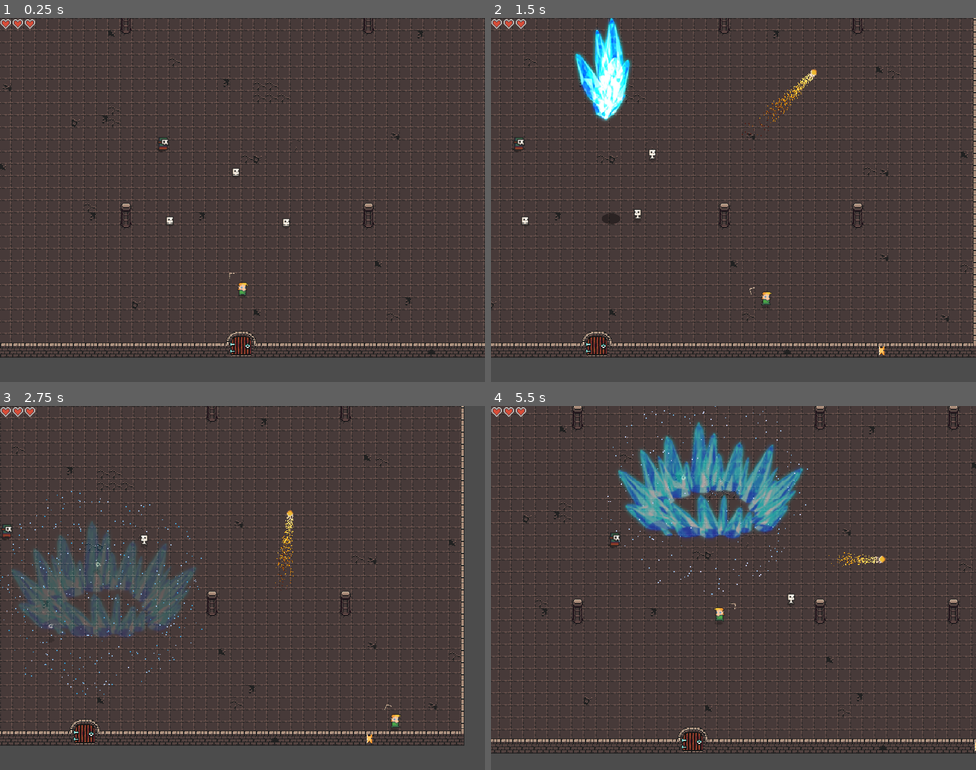
Above: before the commit, frames 1-4 (two rows, left to right).
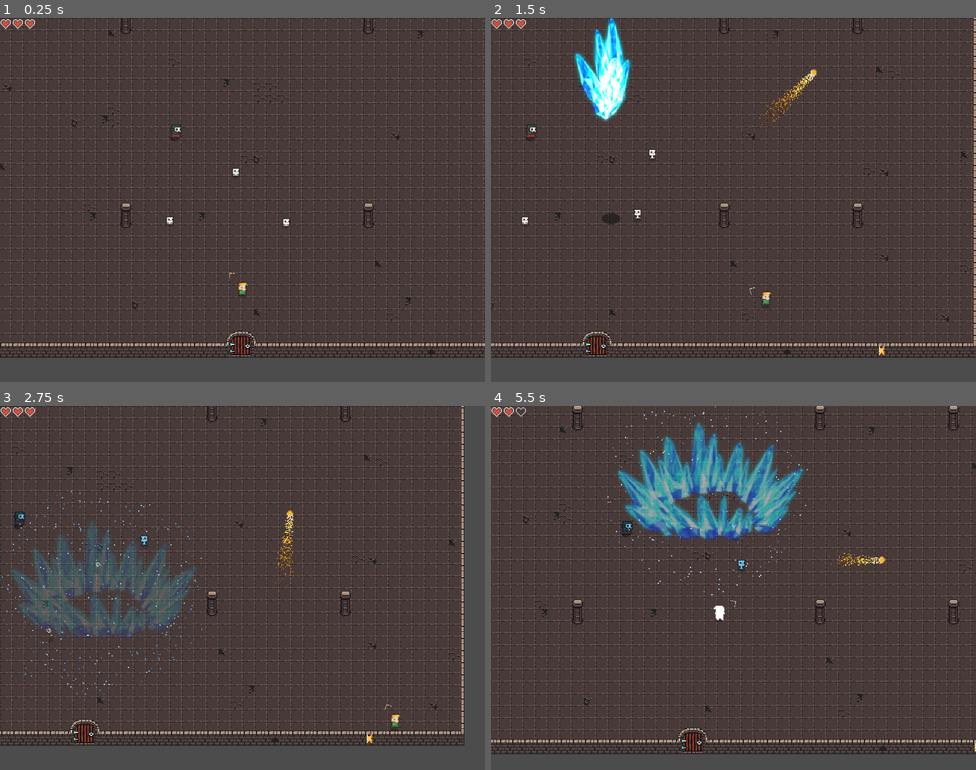
Above: after the commit, the same moments.

Repository: lungdart/cowardly_crawler
Game: Godot game, scene res://src/level/main level.tscn
Same seed, same stepped clock (60 frames per second), same inputs: the game is played once before the commit and once after it.
Inputs (mouse positions are in pixels of both pictures, inside the frame that each line leads up to):
- Up to frame 1 (0.25 s): no input
- Up to frame 2 (1.5 s): move the mouse to (840, 181) at 0.52 s; press the mouse at (840, 181) at 0.53 s; hold D (move_right) 0.53-1.28 s; move the mouse to (636, 218) at 1.27 s; release the mouse at (636, 218) at 1.28 s; hold S (move_down) from 1.28 s (still down); right-click (636, 218) at 1.35 s
- Up to frame 3 (2.75 s): move the mouse to (291, 507) at 2.02 s; release S (move_down) at 2.03 s; press the mouse at (291, 507) at 2.03 s; hold D (move_right) from 2.03 s (still down)
- Up to frame 4 (5.5 s): move the mouse to (709, 660) at 2.77 s; release D (move_right) at 2.78 s; release the mouse at (709, 660) at 2.78 s; hold W (move_up) 2.78-3.53 s; right-click (709, 660) at 2.85 s; move the mouse to (879, 642) at 3.52 s; press the mouse at (879, 642) at 3.53 s; hold A (move_left) 3.53-5.03 s; move the mouse to (588, 533) at 4.27 s; release the mouse at (588, 533) at 4.28 s; right-click (588, 533) at 4.35 s; move the mouse to (757, 588) at 5.02 s; press the mouse at (757, 588) at 5.03 s; hold S (move_down) from 5.03 s (still down)

The runs differ from the first frame. In frame 1, 0.1% of the frame differs, in the area x 32-38%, y 29-37%; in frame 2, 0.1%; in frame 3, 0.2%; in frame 4, 12%, in the area x 0-100%, y 0-96%.

Commit message:
Added frozen state to enemies, and the ice spell

Diff:
--- a/src/actors/enemies/EnemyBase.gd
+++ b/src/actors/enemies/EnemyBase.gd
@@ -21,17 +21,19 @@
 var current_state_time = 0.0
 var target_state_time = 0.0
 var current_life = 1 setget set_life
+var frozen = false
 
 onready var sprite = $Sprite
 onready var shadowSprite = $Shadow
 onready var deathSprite = $DeathSprite
 onready var animationPlayer = $AnimationPlayer
-onready var iframesPlayer = $IframesPlayer
+onready var shaderPlayer = $ShaderPlayer
 onready var hitBox = $HitBox
 onready var hurtBox = $HurtBox
 onready var sightBox = $SightBox
 onready var castParticles = $CastParticles
 onready var deathParticles = $DeathParticles
+onready var frozenTimer = $FrozenTimer
 onready var iframesTimer = $IframesTimer
 onready var freeTimer = $FreeTimer
 
@@ -39,6 +41,7 @@
 	# Initialize scene
 	self.hurtBox.connect("area_entered", self, "_on_hurtBox_area_entered")
 	self.animationPlayer.connect("animation_finished", self, "_on_animationPlayer_finished")
+	self.frozenTimer.connect("timeout", self, "_on_frozenTimer_timeout")
 	self.iframesTimer.connect("timeout", self, "_on_iframesTimer_timeout")
 	self.freeTimer.connect("timeout", self, "_on_freeTimer_timeout")
 	self.shadowSprite.set_visible(true)
@@ -123,9 +126,11 @@
 
 	# Slow down when movement finished, speed up to max speed when movement ongoing
 	if self.current_state_time >= self.target_state_time and self.velocity != Vector2.ZERO:
-		self.velocity = self.velocity.move_toward(Vector2.ZERO, FRICTION * delta)
+		var speed = FRICTION * (0.25 if self.frozen else 1.0)
+		self.velocity = self.velocity.move_toward(Vector2.ZERO, speed * delta)
 	else:
-		self.velocity = self.velocity.move_toward(self.direction * MAX_SPEED, ACCELERATION * delta)
+		var speed = MAX_SPEED * (0.25 if self.frozen else 1.0)
+		self.velocity = self.velocity.move_toward(self.direction * speed, ACCELERATION * delta)
 
 	# Update position
 	self.velocity = move_and_slide(self.velocity)
@@ -169,14 +174,19 @@
 func _on_hurtBox_area_entered(area):
 	if area.name == "HitBox":
 		self.current_life -= 1
-		self.iframesPlayer.play("Iframes Start")
+		self.shaderPlayer.play("Iframes Start")
 		self.iframesTimer.start()
 	elif area.name == "FreezeBox":
 		print("FROZEN")
+		self.frozen = true
+		self.sprite.get_material().set_shader_param("frozen", true)
+		self.frozenTimer.start()
+
+func _on_frozenTimer_timeout():
+	self.sprite.get_material().set_shader_param("frozen", false)
 
 func _on_iframesTimer_timeout():
-	print("Iframes stop")
-	self.iframesPlayer.play("Iframes Stop")
+	self.shaderPlayer.play("Iframes Stop")
 
 # Once the death animation finishes, we want to fizzle out the sprites
 func _on_animationPlayer_finished(anim_name):
--- a/src/actors/enemies/EnemyBase.tscn
+++ b/src/actors/enemies/EnemyBase.tscn
@@ -9,29 +9,38 @@
 [sub_resource type="Shader" id=5]
 code = "shader_type canvas_item;
 
-uniform bool active = true;
+uniform bool white_out = false;
+uniform bool frozen = false;
 
 void fragment() {
 	vec4 previous_color = texture(TEXTURE, UV);
-	vec4 white_color = vec4(1.0, 1.0, 1.0, previous_color.a);
-	vec4 new_color = previous_color;
-	if (active) {
-		new_color = white_color;
+	if (white_out) {
+		COLOR = vec4(1.0, 1.0, 1.0, previous_color.a);
 	}
-	COLOR = new_color;
+	else if (frozen) {
+		float red = previous_color.r * 0.5;
+		float green = previous_color.g * 0.8;
+		float blue = previous_color.b * 1.0;
+		float alpha = previous_color.a * 1.0;
+		COLOR = vec4(red, green, blue, alpha);
+	}
+	else {
+		COLOR = previous_color;
+	}
 }"
 
 [sub_resource type="ShaderMaterial" id=1]
 resource_local_to_scene = true
 shader = SubResource( 5 )
-shader_param/active = false
+shader_param/white_out = false
+shader_param/frozen = false
 
 [sub_resource type="Animation" id=2]
 resource_name = "Iframes Start"
 length = 0.2
 loop = true
 tracks/0/type = "value"
-tracks/0/path = NodePath("Sprite:material:shader_param/active")
+tracks/0/path = NodePath("Sprite:material:shader_param/white_out")
 tracks/0/interp = 1
 tracks/0/loop_wrap = true
 tracks/0/imported = false
@@ -40,19 +49,19 @@
 "times": PoolRealArray( 0, 0.1 ),
 "transitions": PoolRealArray( 1, 1 ),
 "update": 1,
-"values": [ false, true ]
+"values": [ true, false ]
 }
 
 [sub_resource type="Animation" id=3]
 resource_name = "Iframes Stop"
 tracks/0/type = "value"
-tracks/0/path = NodePath("Sprite:material:shader_param/active")
+tracks/0/path = NodePath("Sprite:material:shader_param/white_out")
 tracks/0/interp = 1
 tracks/0/loop_wrap = true
 tracks/0/imported = false
 tracks/0/enabled = true
 tracks/0/keys = {
-"times": PoolRealArray( 0.1 ),
+"times": PoolRealArray( 0 ),
 "transitions": PoolRealArray( 1 ),
 "update": 1,
 "values": [ false ]
@@ -97,7 +106,6 @@
 
 [node name="DeathSprite" type="Sprite" parent="."]
 position = Vector2( 0, -6 )
-rotation = 6.28319
 texture = ExtResource( 5 )
 
 [node name="Boundry" type="CollisionShape2D" parent="."]
@@ -121,15 +129,19 @@
 
 [node name="CollisionShape2D" type="CollisionShape2D" parent="SightBox"]
 
-[node name="FreeTimer" type="Timer" parent="."]
-wait_time = 1.5
+[node name="FrozenTimer" type="Timer" parent="."]
+wait_time = 5.0
 one_shot = true
 
 [node name="IframesTimer" type="Timer" parent="."]
 wait_time = 1.5
 one_shot = true
 
-[node name="IframesPlayer" type="AnimationPlayer" parent="."]
+[node name="FreeTimer" type="Timer" parent="."]
+wait_time = 1.5
+one_shot = true
+
+[node name="ShaderPlayer" type="AnimationPlayer" parent="."]
 "anims/Iframes Start" = SubResource( 2 )
 "anims/Iframes Stop" = SubResource( 3 )
 
--- a/src/actors/enemies/SightBox.gd
+++ b/src/actors/enemies/SightBox.gd
@@ -6,7 +6,6 @@
 func _ready():
 	connect("body_entered", self, "_on_body_entered")
 	connect("body_exited", self, "_on_body_exited")
-	print("CONNECTED SIGHTBOX")
 
 func can_see_player():
 	return self.player != null
--- a/src/actors/enemies/necromancer/Necromancer.tscn
+++ b/src/actors/enemies/necromancer/Necromancer.tscn
@@ -15,22 +15,31 @@
 [sub_resource type="Shader" id=5]
 code = "shader_type canvas_item;
 
-uniform bool active = true;
+uniform bool white_out = false;
+uniform bool frozen = false;
 
 void fragment() {
 	vec4 previous_color = texture(TEXTURE, UV);
-	vec4 white_color = vec4(1.0, 1.0, 1.0, previous_color.a);
-	vec4 new_color = previous_color;
-	if (active) {
-		new_color = white_color;
+	if (white_out) {
+		COLOR = vec4(1.0, 1.0, 1.0, previous_color.a);
 	}
-	COLOR = new_color;
+	else if (frozen) {
+		float red = previous_color.r * 0.5;
+		float green = previous_color.g * 0.8;
+		float blue = previous_color.b * 1.0;
+		float alpha = previous_color.a * 1.0;
+		COLOR = vec4(red, green, blue, alpha);
+	}
+	else {
+		COLOR = previous_color;
+	}
 }"
 
 [sub_resource type="ShaderMaterial" id=6]
 resource_local_to_scene = true
 shader = SubResource( 5 )
-shader_param/active = false
+shader_param/white_out = false
+shader_param/frozen = false
 
 [sub_resource type="SpriteFrames" id=1]
 animations = [ {
@@ -79,6 +88,7 @@
 scale = Vector2( 1.25, 1.25 )
 frames = SubResource( 1 )
 animation = "Idle"
+frame = 1
 
 [node name="DeathSprite" parent="." index="2"]
 visible = false
--- a/src/actors/enemies/necromancer/SummonSkeleton.tscn
+++ b/src/actors/enemies/necromancer/SummonSkeleton.tscn
@@ -7,32 +7,84 @@
 [sub_resource type="Shader" id=5]
 code = "shader_type canvas_item;
 
-uniform bool active = true;
+uniform bool white_out = false;
+uniform bool frozen = false;
 
 void fragment() {
 	vec4 previous_color = texture(TEXTURE, UV);
-	vec4 white_color = vec4(1.0, 1.0, 1.0, previous_color.a);
-	vec4 new_color = previous_color;
-	if (active) {
-		new_color = white_color;
+	if (white_out) {
+		COLOR = vec4(1.0, 1.0, 1.0, previous_color.a);
 	}
-	COLOR = new_color;
+	else if (frozen) {
+		float red = previous_color.r * 0.5;
+		float green = previous_color.g * 0.8;
+		float blue = previous_color.b * 1.0;
+		float alpha = previous_color.a * 1.0;
+		COLOR = vec4(red, green, blue, alpha);
+	}
+	else {
+		COLOR = previous_color;
+	}
 }"
 
 [sub_resource type="ShaderMaterial" id=6]
 resource_local_to_scene = true
 shader = SubResource( 5 )
-shader_param/active = false
+shader_param/white_out = false
+shader_param/frozen = false
+
+[sub_resource type="Animation" id=2]
+resource_name = "Iframes Start"
+length = 0.2
+loop = true
+tracks/0/type = "value"
+tracks/0/path = NodePath("Sprite:material:shader_param/white_out")
+tracks/0/interp = 1
+tracks/0/loop_wrap = true
+tracks/0/imported = false
+tracks/0/enabled = true
+tracks/0/keys = {
+"times": PoolRealArray( 0, 0.1 ),
+"transitions": PoolRealArray( 1, 1 ),
+"update": 1,
+"values": [ true, false ]
+}
+
+[sub_resource type="Animation" id=3]
+resource_name = "Iframes Stop"
+tracks/0/type = "value"
+tracks/0/path = NodePath("Sprite:material:shader_param/white_out")
+tracks/0/interp = 1
+tracks/0/loop_wrap = true
+tracks/0/imported = false
+tracks/0/enabled = true
+tracks/0/keys = {
+"times": PoolRealArray( 0 ),
+"transitions": PoolRealArray( 1 ),
+"update": 1,
+"values": [ false ]
+}
 
 [node name="SummonSkeleton" instance=ExtResource( 1 )]
 script = ExtResource( 2 )
 
 [node name="Sprite" parent="." index="1"]
 material = SubResource( 6 )
-frame = 0
+frame = 2
+
+[node name="DeathSprite" parent="." index="2"]
+position = Vector2( 0, -6 )
+rotation = 6.28319
+
+[node name="HurtBox" parent="." index="5"]
+visible = false
 
 [node name="SightBox" parent="." index="6"]
 collision_mask = 1
 
+[node name="IframesPlayer" type="AnimationPlayer" parent="." index="9"]
+"anims/Iframes Start" = SubResource( 2 )
+"anims/Iframes Stop" = SubResource( 3 )
+
 [node name="SummonParticles" parent="." index="13" instance=ExtResource( 3 )]
 position = Vector2( 0.268137, -8.02567 )
--- a/src/actors/enemies/skeleton/Skeleton.tscn
+++ b/src/actors/enemies/skeleton/Skeleton.tscn
@@ -15,22 +15,31 @@
 [sub_resource type="Shader" id=5]
 code = "shader_type canvas_item;
 
-uniform bool active = true;
+uniform bool white_out = false;
+uniform bool frozen = false;
 
 void fragment() {
 	vec4 previous_color = texture(TEXTURE, UV);
-	vec4 white_color = vec4(1.0, 1.0, 1.0, previous_color.a);
-	vec4 new_color = previous_color;
-	if (active) {
-		new_color = white_color;
+	if (white_out) {
+		COLOR = vec4(1.0, 1.0, 1.0, previous_color.a);
 	}
-	COLOR = new_color;
+	else if (frozen) {
+		float red = previous_color.r * 0.5;
+		float green = previous_color.g * 0.8;
+		float blue = previous_color.b * 1.0;
+		float alpha = previous_color.a * 1.0;
+		COLOR = vec4(red, green, blue, alpha);
+	}
+	else {
+		COLOR = previous_color;
+	}
 }"
 
 [sub_resource type="ShaderMaterial" id=6]
 resource_local_to_scene = true
 shader = SubResource( 5 )
-shader_param/active = false
+shader_param/white_out = false
+shader_param/frozen = false
 
 [sub_resource type="SpriteFrames" id=1]
 animations = [ {
@@ -69,7 +78,6 @@
 position = Vector2( 0.142395, -7.6894 )
 frames = SubResource( 1 )
 animation = "Move"
-frame = 3
 
 [node name="DeathSprite" parent="." index="2"]
 visible = false
--- a/src/level/main level.tscn
+++ b/src/level/main level.tscn
@@ -584,6 +584,9 @@
 
 [node name="Node2D" type="Node2D" parent="."]
 
+[node name="Necromancer" parent="Node2D" instance=ExtResource( 5 )]
+position = Vector2( 440.142, 334.628 )
+
 [node name="Skeleton" parent="Node2D" instance=ExtResource( 4 )]
 position = Vector2( 520.774, 384.486 )
 
@@ -592,6 +595,3 @@
 
 [node name="Skeleton3" parent="Node2D" instance=ExtResource( 4 )]
 position = Vector2( 587.256, 450.968 )
-
-[node name="Necromancer" parent="Node2D" instance=ExtResource( 5 )]
-position = Vector2( 423.561, 349.702 )
--- a/src/particles/Ice.tscn
+++ b/src/particles/Ice.tscn
@@ -176,13 +176,25 @@
 "update": 1,
 "values": [ false, true ]
 }
+tracks/9/type = "value"
+tracks/9/path = NodePath("FreezeBox/CollisionShape2D:disabled")
+tracks/9/interp = 1
+tracks/9/loop_wrap = true
+tracks/9/imported = false
+tracks/9/enabled = true
+tracks/9/keys = {
+"times": PoolRealArray( 0, 0.8, 1.5 ),
+"transitions": PoolRealArray( 1, 1, 1 ),
+"update": 1,
+"values": [ true, false, true ]
+}
 
 [sub_resource type="CapsuleShape2D" id=15]
 radius = 45.1268
 height = 77.2768
 
 [sub_resource type="CircleShape2D" id=17]
-radius = 173.488
+radius = 200.0
 
 [sub_resource type="Gradient" id=16]
 offsets = PoolRealArray( 0, 0.557196, 1 )
@@ -198,9 +210,9 @@
 texture = ExtResource( 3 )
 
 [node name="Projectile" type="AnimatedSprite" parent="."]
-modulate = Color( 1, 1, 1, 0.142857 )
+modulate = Color( 1, 1, 1, 0.857143 )
 position = Vector2( 0, -64 )
-scale = Vector2( 1.5, 1.5 )
+scale = Vector2( 1.25, 1.25 )
 frames = SubResource( 13 )
 animation = "Splash"
 frame = 1
@@ -221,11 +233,12 @@
 position = Vector2( 7.00772, -6.12605 )
 rotation = 1.5708
 shape = SubResource( 15 )
-disabled = true
-
-[node name="EffectBox" type="Area2D" parent="."]
-
-[node name="CollisionShape2D" type="CollisionShape2D" parent="EffectBox"]
+
+[node name="FreezeBox" type="Area2D" parent="."]
+collision_layer = 4
+collision_mask = 0
+
+[node name="CollisionShape2D" type="CollisionShape2D" parent="FreezeBox"]
 shape = SubResource( 17 )
 
 [node name="CPUParticles2D" type="CPUParticles2D" parent="."]
Not shown: 1 places in src/actors/enemies/necromancer/SummonSkeleton.tscn that only renumber resources
